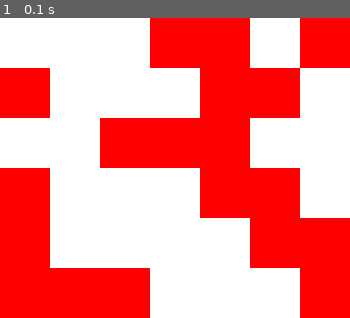
Above: before the commit, frame 1.
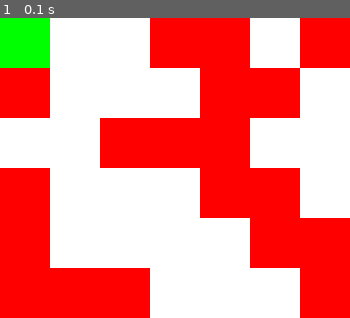
Above: after the commit, the same moment.

Repository: filippo-ferrando/Sistemi-e-reti
Game: pygame game, started from Python/progettoPyGame/EsCoordinateParte2.py
The game is run twice, just before and just after one commit, with the same random seed, the same clock (stepped at 60 frames per second) and the same inputs.
Inputs:
- Up to frame 1 (0.1 s): no input

The runs differ from the first frame. In frame 1, 2.4% of the frame differs, in the area x 0-15%, y 0-17%.

Commit message:
compito coordinate, non funzionante

Diff:
--- a/Python/progettoPyGame/EsCoordinate.py
+++ b/Python/progettoPyGame/EsCoordinate.py
@@ -48,6 +48,9 @@
                     if pavimento[cordx][cordy+1] != -1:
                         lElemento.append(pavimento[cordx][cordy+1])
 
+                if len(lElemento) != 0:
+                    lElemento.insert(0, (cordx, cordy))
+
                 dizPos[pavimento[cordx][cordy]] = lElemento
 
     print(dizPos)
--- a/Python/progettoPyGame/EsCoordinateParte2.py
+++ b/Python/progettoPyGame/EsCoordinateParte2.py
@@ -1,5 +1,10 @@
 import sys
 import pygame as pg
+import pygame
+
+global personaggio, possibilita, pavimento
+
+possibilita = {}
 
 pavimento = [[0, 0, 0, -1, -1, 0, -1], #0 libero -1 occupato
             [-1, 0, 0, 0, -1, -1, 0],
@@ -12,10 +17,11 @@
 dimensione = 50
 DIMENSIONI = (dimensione * len(pavimento[0]), dimensione * len(pavimento))
 
+
 NERO = (0,0,0)
 BIANCO = (255,255,255)
 ROSSO = (255,0,0)
-
+VERDE = (0,255,0)
 
 
 def disegnaSfondo():
@@ -29,22 +35,105 @@
                 pg.draw.rect(screen, BIANCO, piastrella)
 
 
+def controllaMovimenti(event):
+    global personaggio, possibilita
+    spostX = 0
+    spostY = 0
+
+    if event.key == pg.K_w:
+        print("su")
+        spostY = -1
+    elif event.key == pg.K_s:
+        print("giu")
+        spostY = +1
+    elif event.key == pg.K_a:
+        print("sinistra")
+        spostX = -1
+    elif event.key == pg.K_d:
+        print("destra")
+        spostX = +1
+
+
+    for posFuture in possibilita[personaggio][1:]:
+        if([possibilita[personaggio][0][0] + spostY, possibilita[personaggio][0][1] + spostX] == possibilita[posFuture][0]):
+            personaggio = posFuture
+
+        print(posFuture)
+        print(possibilita[personaggio])
+
+def mappaPavimento():
+    global possibilita, pavimento
+
+    possibilita = {}
+    k = 0
+
+    for cordx in range (len(pavimento)):
+        for cordy in range (len(pavimento[cordx])):
+            if pavimento[cordx][cordy] == 0:
+                pavimento[cordx][cordy] = k
+                k += 1
+
+    for cordx in range (len(pavimento)):
+        for cordy in range (len(pavimento[cordx])):
+            lElemento = []
+            if pavimento[cordx][cordy] != -1:
+                if cordx > 0:
+                    if pavimento[cordx-1][cordy] != -1:
+                        lElemento.append(pavimento[cordx-1][cordy])
+                if cordx+1 < len(pavimento):
+                    if pavimento[cordx+1][cordy] != -1:
+                        lElemento.append(pavimento[cordx+1][cordy])
+                if cordy > 0:
+                    if pavimento[cordx][cordy-1] != -1:
+                        lElemento.append(pavimento[cordx][cordy-1])
+                if cordy < len(pavimento):
+                    if pavimento[cordx][cordy+1] != -1:
+                        lElemento.append(pavimento[cordx][cordy+1])
+
+                if len(lElemento) != 0:
+                    lElemento.insert(0, (cordx, cordy))
+
+                possibilita[pavimento[cordx][cordy]] = lElemento
+
+
+def stampaRect():
+    global possibilita
+
+    stampaPer = pg.Rect(possibilita[personaggio][0][0]*dimensione, possibilita[personaggio][0][1]*dimensione, dimensione,dimensione)
+
+    pg.draw.rect(screen, VERDE, stampaPer)
+
+
+
 
 def main():
-    global screen
+    global screen, personaggio, possibilita
     pg.init()
 
     screen = pg.display.set_mode(DIMENSIONI)
     screen.fill(NERO)
 
+    mappaPavimento()
+
+    personaggio = 0
+
     while True:
         disegnaSfondo()
+        stampaRect()
+
         for event in pg.event.get():
             if event.type == pg.QUIT:
                 pg.quit()
                 sys.exit()
 
+            elif event.type == pg.KEYDOWN:
+                controllaMovimenti(event)
+
+
         pg.display.update()
+
+
+
 
 if __name__ == "__main__":
     main()
--- /dev/null
+++ b/Python/progettoPyGame/testAlpy.py
@@ -0,0 +1,141 @@
+import pygame
+import sys
+from pygame import draw
+
+from pygame.constants import QUIT
+global posAttuale,possibilitaFuture,perimetro
+perimetro = [[0,0,0,1,1],[1,0,0,0,1],[0,0,1,1,1],[0,0,1,0,0],[1,0,0,0,0],[1,1,1,0,0]]
+DIMENSIONE_CASELLA = 50
+DIMENSIONI = (DIMENSIONE_CASELLA * len(perimetro[0]),DIMENSIONE_CASELLA * len(perimetro))
+
+BIANCO = (255,255,255)
+NERO = (0,0,0)
+ROSSO = (255,0,0)
+VERDE = (0,255,0)
+
+
+possibilitaFuture = {}
+
+'''
+class Robot(pygame.sprite.Sprite):
+
+    widht = 20
+    height = 20
+    # Constructor. Pass in the color of the block,
+    # and its x and y position
+    def __init__(self, color, width, height):
+       # Call the parent class (Sprite) constructor
+       pygame.sprite.Sprite.__init__(self)
+
+       # Create an image of the block, and fill it with a color.
+       # This could also be an image loaded from the disk.
+       self.image = pygame.Surface([width, height])
+       self.image.fill(VERDE)
+
+       # Fetch the rectangle object that has the dimensions of the image
+       # Update the position of this object by setting the values of rect.x and rect.y
+       self.rect = self.image.get_rect()
+
+'''
+
+def faiPossibilità():
+    global possibilitaFuture
+    possibilita = []
+    global perimetro
+    cnt = 0
+
+    #assegna a ogni casella libera un numero
+    for riga in range(len(perimetro)):
+        for cella in range(len(perimetro[riga])):
+            if(perimetro[riga][cella] == 0):
+                perimetro[riga][cella] = cnt
+                cnt+=1
+            else:
+                perimetro[riga][cella] = -1
+
+
+    #riempieil dizionario con le prossime possibilità
+    cnt = 0
+    for riga in range(len(perimetro)):
+        for cella in range(len(perimetro[riga])):
+            possibilita = []
+            if(perimetro[riga][cella]!=-1):
+
+                if(cella>=1):
+                    if(perimetro[riga][cella-1]!=-1):
+                        possibilita.append(perimetro[riga][cella-1])
+                if(cella+1<len(perimetro[riga])):
+                    if(perimetro[riga][cella+1]!=-1):
+                        possibilita.append(perimetro[riga][cella+1])
+                if(riga>=1):
+                    if(perimetro[riga-1][cella]!=-1):
+                        possibilita.append(perimetro[riga-1][cella])
+                if(riga+1<len(perimetro)):
+                    if(perimetro[riga+1][cella]!=-1):
+                        possibilita.append(perimetro[riga+1][cella])
+                if(len(possibilita) != 0):
+                    possibilita.insert(0,[riga,cella])
+
+                possibilitaFuture[cnt] = possibilita
+                cnt+=1
+
+
+
+
+
+def drawPlayground():
+    for y in range(len(perimetro)):
+        for x in range(len(perimetro[0])):
+            piastrella = pygame.Rect(x*DIMENSIONE_CASELLA,y*DIMENSIONE_CASELLA,DIMENSIONE_CASELLA,DIMENSIONE_CASELLA)
+            if(perimetro[y][x] != -1):
+                pygame.draw.rect(screen,BIANCO,piastrella)
+            else:
+                pygame.draw.rect(screen,ROSSO,piastrella)
+
+
+def controllaMovimenti(event):
+    global posAttuale
+    spostX = 0
+    spostY = 0
+    if event.key == pygame.K_w:
+        spostY = -1
+    elif event.key == pygame.K_a:
+        spostX = -1
+    elif event.key == pygame.K_s:
+        spostY = 1
+    elif event.key == pygame.K_d:
+        spostX = 1
+
+    for posFuture in possibilitaFuture[posAttuale][1:]:
+        if([possibilitaFuture[posAttuale][0][0] +spostY,possibilitaFuture[posAttuale][0][1]+spostX] == possibilitaFuture[posFuture][0]):
+            posAttuale = posFuture
+
+def posizioneAttuale():
+    piastrella = pygame.Rect(possibilitaFuture[posAttuale][0][1]*DIMENSIONE_CASELLA,possibilitaFuture[posAttuale][0][0]*DIMENSIONE_CASELLA,DIMENSIONE_CASELLA,DIMENSIONE_CASELLA)
+    pygame.draw.rect(screen,VERDE,piastrella)
+
+
+def main():
+    global screen,possibilitaFuture,posAttuale
+    pygame.init()
+    screen = pygame.display.set_mode(DIMENSIONI)
+    screen.fill(NERO)
+
+    faiPossibilità()
+    posAttuale = 0
+
+    #a  = Robot(VERDE,200,200)
+    while True:
+        drawPlayground()
+        posizioneAttuale()
+        pygame.display.update()
+        for event in pygame.event.get():
+            if(event.type == pygame.QUIT):
+                pygame.quit()
+                sys.exit()
+            elif event.type == pygame.KEYDOWN:
+                controllaMovimenti(event)
+
+
+if(__name__ == "__main__"):
+    main()
